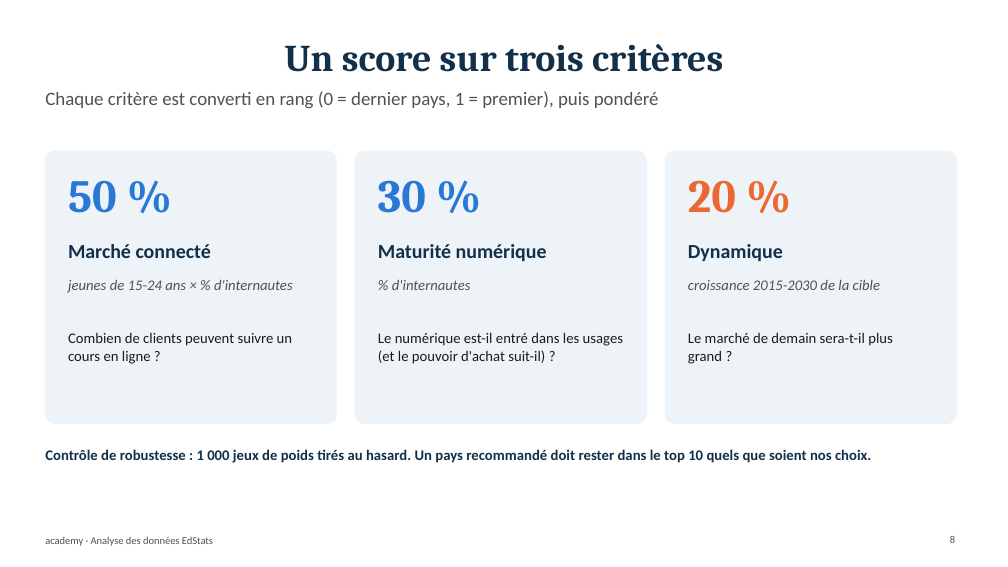
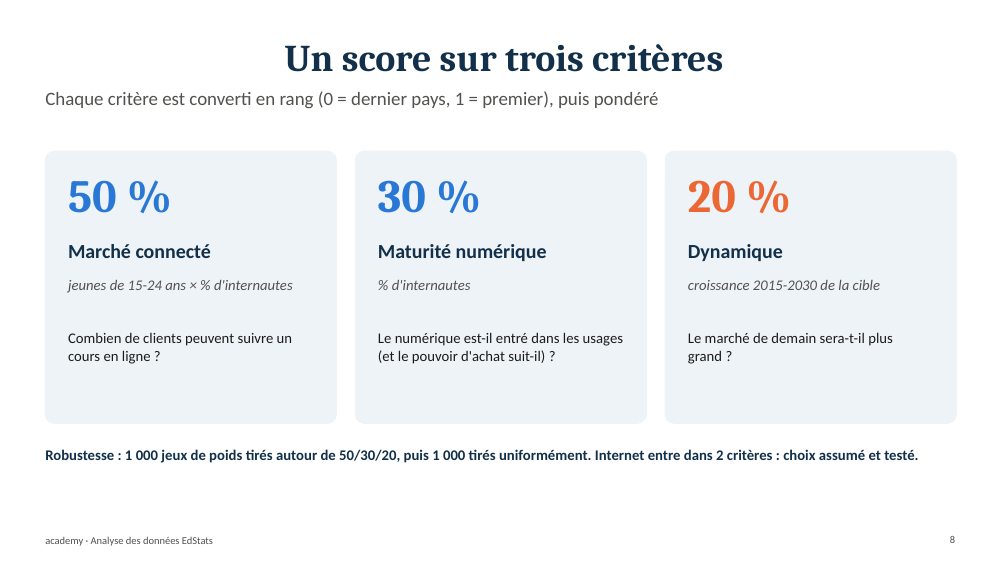
Before and after one commit to gwils28/Mentoring_OC, a slide deck: slide 8 of Data-Engineer/P01-analyse-systemes-educatifs/presentation/academy_expansion_edstats.pptx. Drawn at 1008x567 pixels with LibreOffice and Linux fonts; fonts in the diff are those of the drawing. Boxes give left, top, right and bottom in pixels: in the first picture for what was removed or moved away, otherwise in the second. Text is boxed around its words. In the diff, an @@ line names an element or a change of style, - is before the commit and + after.

```diff
--- a/Data-Engineer/P01-analyse-systemes-educatifs/presentation/academy_expansion_edstats.pptx
+++ b/Data-Engineer/P01-analyse-systemes-educatifs/presentation/academy_expansion_edstats.pptx
@@ text at box(45, 449, 918, 463): text changed @@
-Contrôle de robustesse : 1 000 jeux de poids tirés au hasard. Un pays recommandé doit rester dans le top 10 quels que soient nos choix.
+Robustesse : 1 000 jeux de poids tirés autour de 50/30/20, puis 1 000 tirés uniformément. Internet entre dans 2 critères : choix assumé et testé.
```
Also in this commit, not shown: 2 other slides changed, 1 other file.
